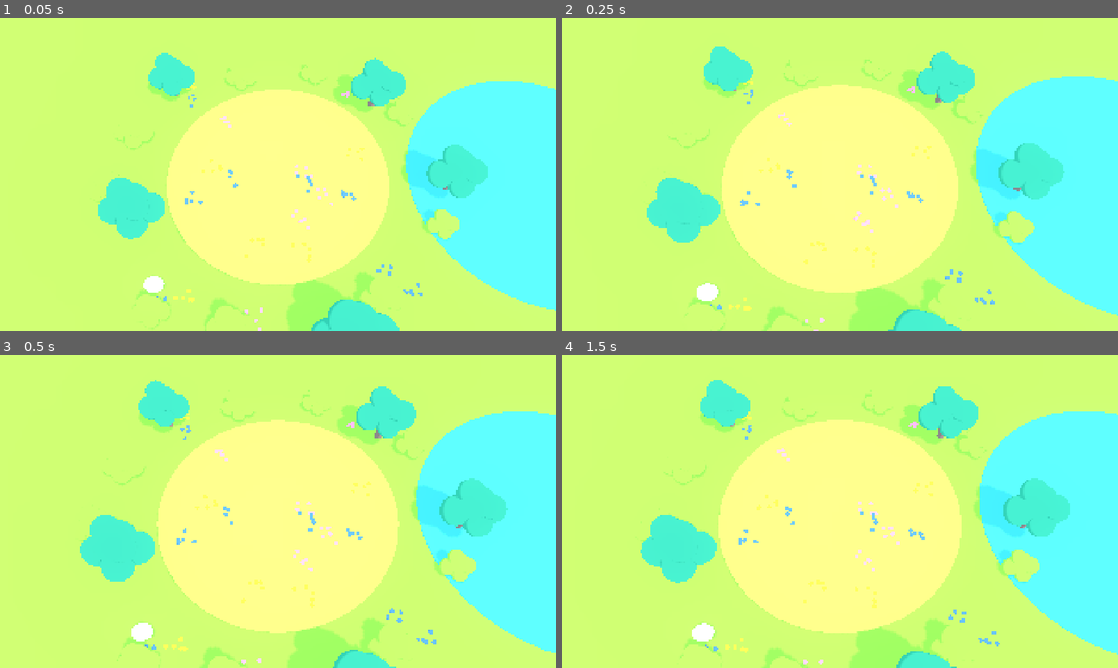
Above: before the commit, frames 1-4 (two rows, left to right).
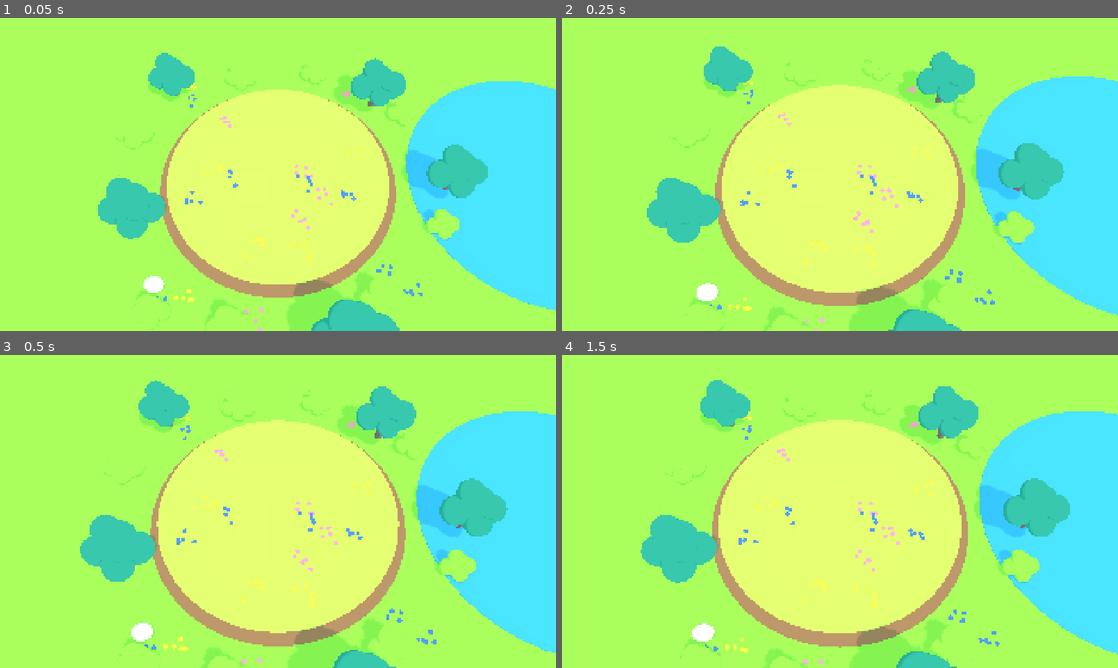
Above: after the commit, the same moments.

Repository: UICHEOL-HWANG/TheBrawlGuys
Game: Godot game, scene res://src/main/main.tscn
The game is run twice, just before and just after one commit, with the same random seed, the same clock (stepped at 60 frames per second) and the same inputs.
Inputs (mouse positions are in pixels of both pictures, inside the frame that each line leads up to):
- Up to frame 1 (0.05 s): no input
- Up to frame 2 (0.25 s): no input
- Up to frame 3 (0.5 s): no input
- Up to frame 4 (1.5 s): tap Enter at 0.5 s; move the mouse to (962, 495) at 0.52 s; hold Shift 0.53-1.25 s; click (962, 495) at 0.67 s; tap Space at 1.25 s; drag from (728, 527) to (812, 574) at 1.27 s

The runs differ from the first frame. In frame 1, 100% of the frame differs, in the area x 0-100%, y 0-100%; in frame 2, 100%; in frame 3, 100%; in frame 4, 100%.

Commit message:
fix: visible dirt rim and corrected exposure for Task 10 evidence
Co-Authored-By: Claude Opus 5.5 <noreply@anthropic.com>

Diff:
--- a/src/render/arena_view.gd
+++ b/src/render/arena_view.gd
@@ -4,7 +4,9 @@
 
 const TOP_THICKNESS := 0.2
 const RIM_HEIGHT := 0.8
-const RIM_TAPER := 0.92
+## >1 flares the rim outward below the grass edge so DS-VIS-04's dirt band
+## is not self-occluded by the top disc from the high default camera.
+const RIM_TAPER := 1.08
 const SEGMENTS := 64
 
 var _config: GameConfig
--- a/src/render/environment_rig.gd
+++ b/src/render/environment_rig.gd
@@ -3,8 +3,12 @@
 ## Warm midday sun, sky ambience and soft bloom (design.md §0 reference A, DS-VIS-01).
 
 const SUN_ROTATION_DEG := Vector3(-55.0, 35.0, 0.0)
-const SUN_ENERGY := 1.2
-const AMBIENT_ENERGY := 0.55
+## Retuned (Task 10 review fix round 1): soft_toon.gdshader's light() writes
+## DIFFUSE_LIGHT without dividing by albedo headroom, so SUN_ENERGY + AMBIENT_ENERGY
+## must sum low enough that a sunlit DS albedo lands near its own token value
+## instead of overexposing. Measured against DS.GRASS #A5D65A -- see task-10-report.md.
+const SUN_ENERGY := 0.75
+const AMBIENT_ENERGY := 0.42
 const GLOW_INTENSITY := 0.35
 
 
Binary file changed: dev/active/phase-0/evidence/desktop-arena.png
Binary file changed: dev/active/phase-0/evidence/desktop-panel-radius20.png
